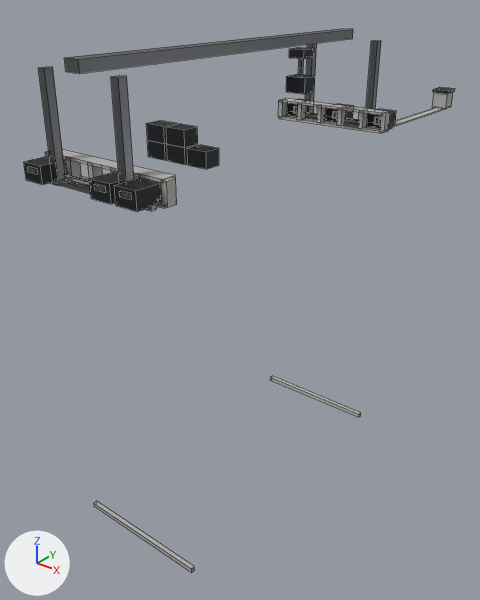
Before and after pictures for a commit that changed the FBX model Assets/_Project/04.Art/02.Models/Megastructure/SM_Mega_Crane.fbx.
Both versions are drawn from a camera (50 mm lens) standing at (116.8, -145.8, 186.9) and looking at (-7.3, 9.3, 90.7). The axes (+X, +Y, +Z) are drawn at lower left. The lights are the same throughout. The older version comes first. Mesh edges are drawn as thin lines. Where no turn or scale is listed for an object, it has been applied to the vertices.

The older version as bpy lines, for what is in view:
```python
me_sm_mega_crane = bpy.data.meshes.new('SM_Mega_Crane')
me_sm_mega_crane.from_pydata(...)  # 544 vertices, 408 faces; spans x -21.0..21.0, y -57.0..104.0, z 35.0..172.0
# faces by material slot: [186, 84, 138]
me_sm_mega_crane.materials.append(mat_m_mega_concrete)  # grey #b6b3af
me_sm_mega_crane.materials.append(mat_m_mega_steel)  # grey #77797d
me_sm_mega_crane.materials.append(mat_m_mega_dark)  # dark grey #3e3f42
ob_sm_mega_crane = bpy.data.objects.new('SM_Mega_Crane', me_sm_mega_crane)
ob_sm_mega_crane.location = (0.0, 0.0, 0.0)
```
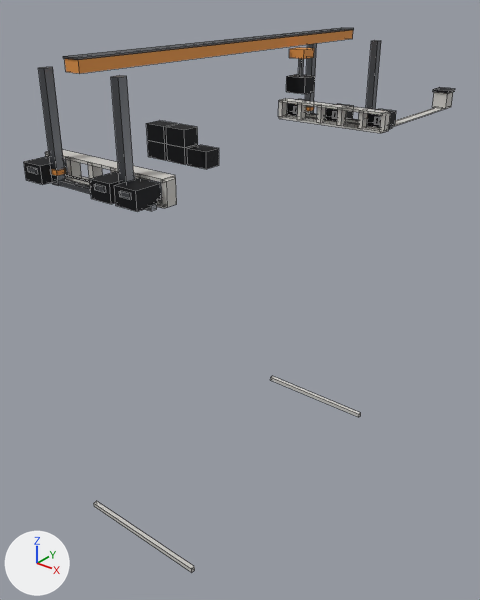
Pixel boxes (x1, y1, x2, y2) of what changed, in the pictures (480 x 600 px):
```json
{"object": "SM_Mega_Crane", "change": "reshaped", "before": [24, 29, 455, 573], "after": [24, 28, 455, 573]}
{"part": 1, "of": "me_sm_mega_crane", "change": "added", "after": [52, 169, 66, 176]}
{"part": 2, "of": "me_sm_mega_crane", "change": "added", "after": [63, 28, 354, 60]}
{"part": 3, "of": "me_sm_mega_crane", "change": "recoloured", "before": [64, 30, 353, 74], "after": [64, 30, 353, 74], "on screen": "grey to orange"}
{"part": 4, "of": "me_sm_mega_crane", "change": "recoloured", "before": [289, 47, 314, 59], "after": [289, 47, 314, 59], "on screen": "dark grey to orange"}
```

The change, as JSON lines over the scene's bpy script:
```json
{"op": "add", "block": "mat_m_mega_signal", "code": ["mat_m_mega_signal = principled_material('M_Mega_Signal')", "mat_m_mega_signal.base_color = (0.76, 0.29, 0.055)  # orange #e29342", "mat_m_mega_signal.roughness = 0.7"]}
{"block": "me_sm_mega_crane", "where": "# used by ob_sm_mega_crane; location = (0.0, 0.0, 0.0)"}
{"op": "remove", "block": "me_sm_mega_crane", "code": "me_sm_mega_crane.from_pydata(...)  # 544 vertices, 408 faces; spans x -21.0..21.0, y -57.0..104.0, z 35.0..172.0"}
{"op": "add", "block": "me_sm_mega_crane", "code": "me_sm_mega_crane.from_pydata(...)  # 584 vertices, 438 faces; spans x -21.0..21.0, y -57.0..104.0, z 35.0..172.0"}
{"block": "me_sm_mega_crane", "change": "me_sm_mega_crane part 1: a new loose piece, a box spanning x -13.0..-10.6, y -54.2..-51.8, z 145.6..146.8, in mat_m_mega_signal (orange #e29342)"}
{"block": "me_sm_mega_crane", "change": "me_sm_mega_crane part 2: a new loose piece, a box spanning x -2.3..2.3, y -55.2..55.2, z 171.9..172.3, in mat_m_mega_steel (grey #6e7075)"}
{"block": "me_sm_mega_crane", "change": "me_sm_mega_crane part 3: 6 faces spanning x -2.0..2.0, y -55.0..55.0, z 169.0..172.0 switch from mat_m_mega_steel (grey #77797d) to mat_m_mega_signal (orange #e29342)"}
{"block": "me_sm_mega_crane", "change": "me_sm_mega_crane part 4: 6 faces spanning x 3.0..8.0, y 19.0..24.0, z 166.0..169.0 switch from mat_m_mega_dark (dark grey #3e3f42) to mat_m_mega_signal (orange #e29342)"}
{"block": "me_sm_mega_crane", "change": "other edits to the shape of me_sm_mega_crane do not show in these pictures"}
```
